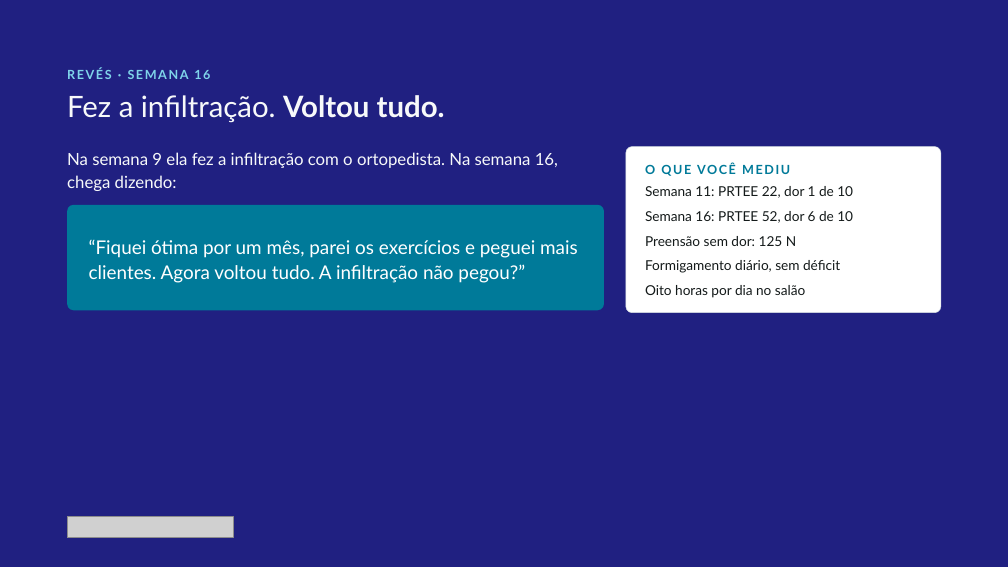
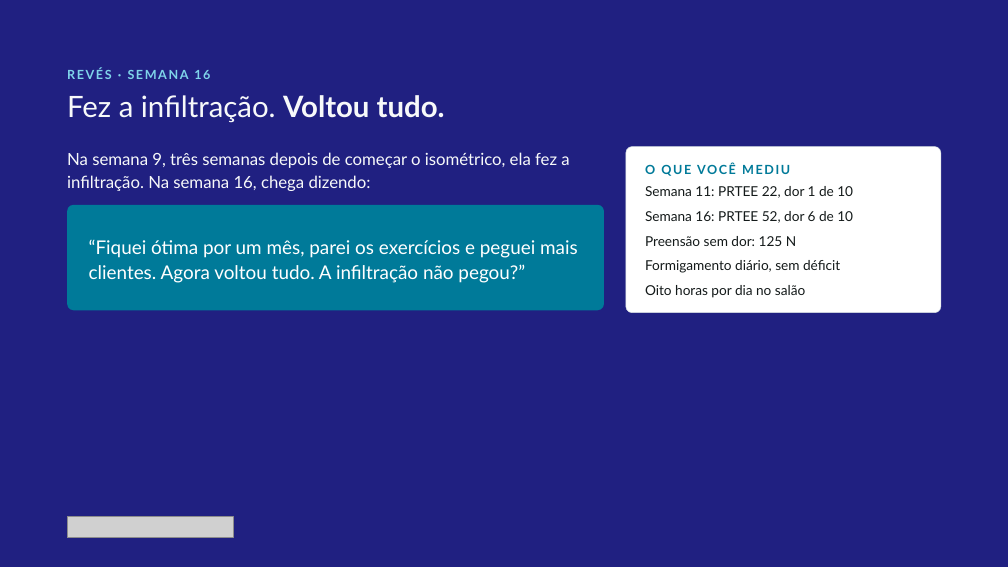
Before and after one commit to dossantosdanieel/illic, a slide deck: slide 36 of aulas/2026-11-cotovelo-lateral-2-reabilitacao/04_aula/cotovelo-lateral-2-reabilitacao.pptx. Drawn at 1008x567 pixels with LibreOffice and Linux fonts; fonts in the diff are those of the drawing; grey boxes stand for pictures. Boxes give left, top, right and bottom in pixels: in the first picture for what was removed or moved away, otherwise in the second. Text is boxed around its words. In the diff, an @@ line names an element or a change of style, - is before the commit and + after.

```diff
--- a/aulas/2026-11-cotovelo-lateral-2-reabilitacao/04_aula/cotovelo-lateral-2-reabilitacao.pptx
+++ b/aulas/2026-11-cotovelo-lateral-2-reabilitacao/04_aula/cotovelo-lateral-2-reabilitacao.pptx
@@ text at [67, 152, 569, 191]: text changed @@
-Na semana 9 ela fez a infiltração com o ortopedista. Na semana 16, chega dizendo:
+Na semana 9, três semanas depois de começar o isométrico, ela fez a infiltração. Na semana 16, chega dizendo:
```
Also in this commit, not shown: 8 other slides changed, 21 other files.
